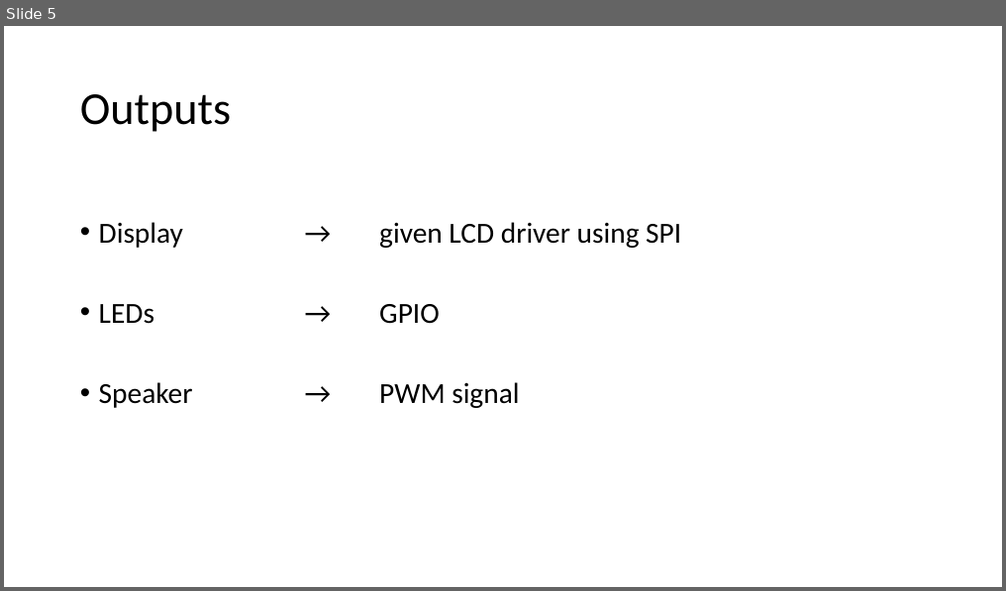
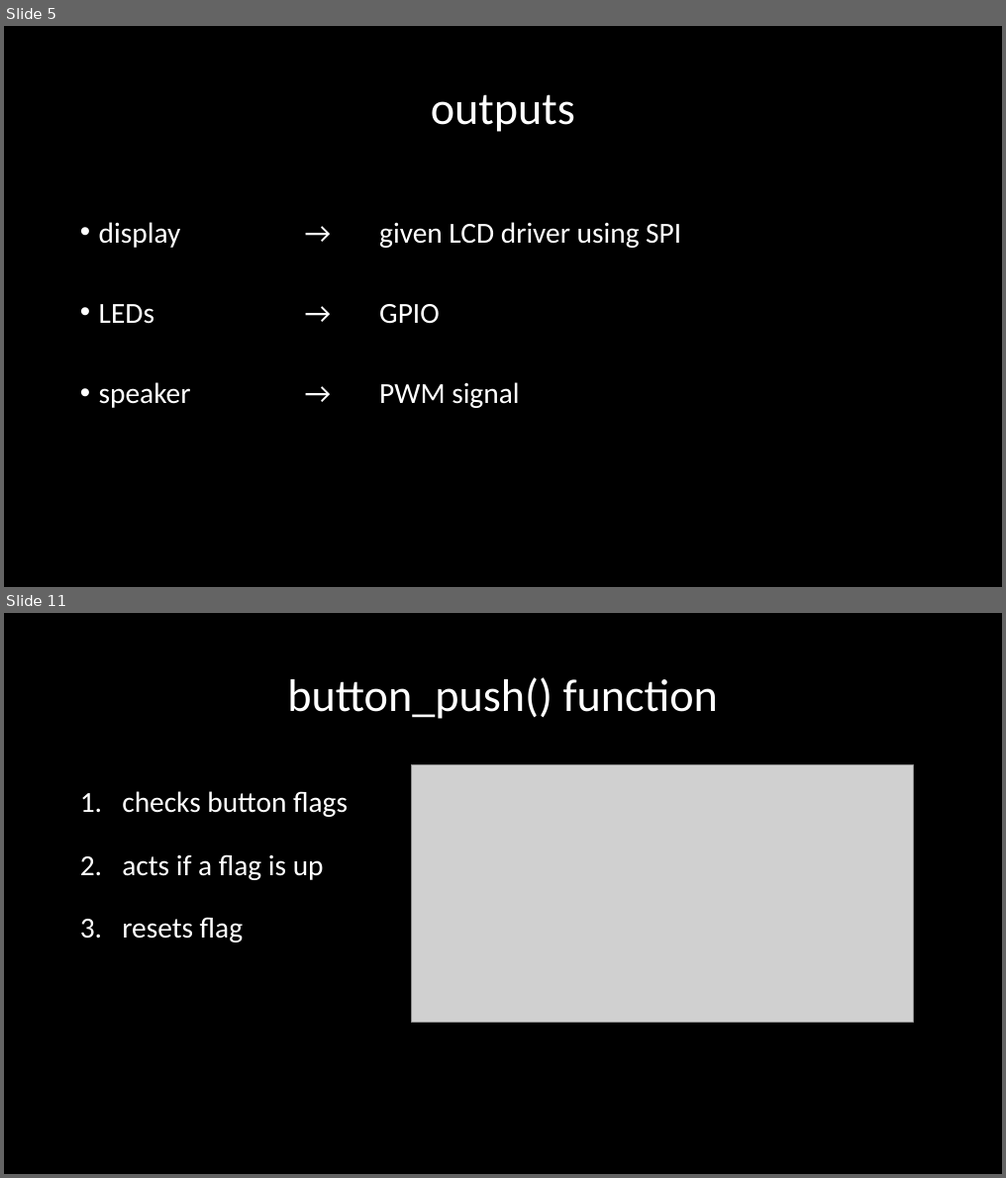
Before and after one commit to sevasch/STM32_metronome, a slide deck: presentation.pptx. Shown one above the other, each under a label of ours: slide 5 before the commit, slides 5 and 11 after it; the slides between them are not shown. The pictures are 1006x591 and 1006x1178 pixels, drawn with LibreOffice and Linux fonts; fonts in the diff are those of the drawing; grey boxes stand for pictures. Boxes give left, top, right and bottom in pixels: in the first picture for what was removed or moved away, otherwise in the second. Text is boxed around its words. In the diff, an @@ line names an element or a change of style, - is before the commit and + after.

```diff
--- a/presentation.pptx
+++ b/presentation.pptx
@@ slide 11 added at bbox=[4, 613, 1002, 1174], background #000000 @@
@@ title added at bbox=[287, 677, 718, 719], 44 pt, text #FFFFFF @@
+button_push() function
@@ picture added at bbox=[412, 765, 914, 1023] @@
@@ text added at bbox=[122, 791, 348, 943], 28 pt, text #FFFFFF @@
+1. checks button flags
+2. acts if a flag is up
+3. resets flag
@@ slide 5 changed as well @@
@@ background #FFFFFF to #000000 @@
@@ title at bbox=[431, 94, 575, 132]: text changed; text colour #000000 to #FFFFFF @@
-Outputs
+outputs
@@ text at bbox=[99, 222, 681, 248]: text changed; text colour #000000 to #FFFFFF @@
-• Display → given LCD driver using SPI
+• display → given LCD driver using SPI
@@ text at bbox=[99, 304, 440, 324]: text colour #000000 to #FFFFFF in "LEDs → GPIO" @@
@@ text at bbox=[99, 382, 519, 408]: text changed; text colour #000000 to #FFFFFF @@
-• Speaker → PWM signal
+• speaker → PWM signal
```
Also in this commit, not shown: 3 other slides changed, 8 other slides added, 3 slides removed.
